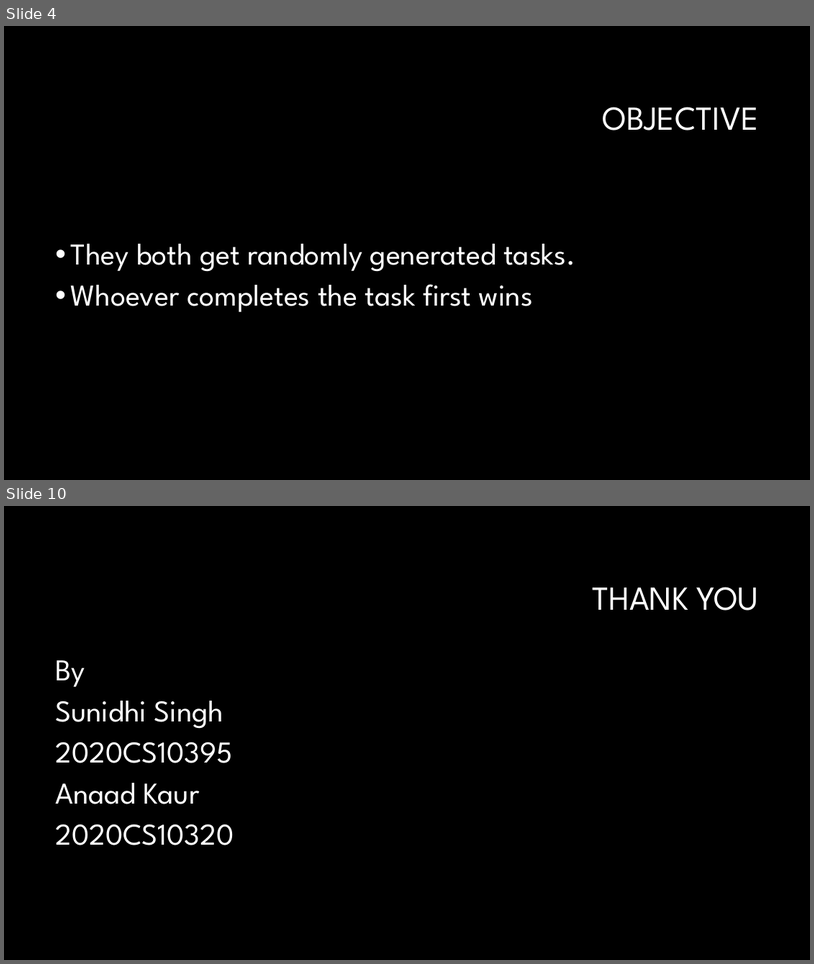
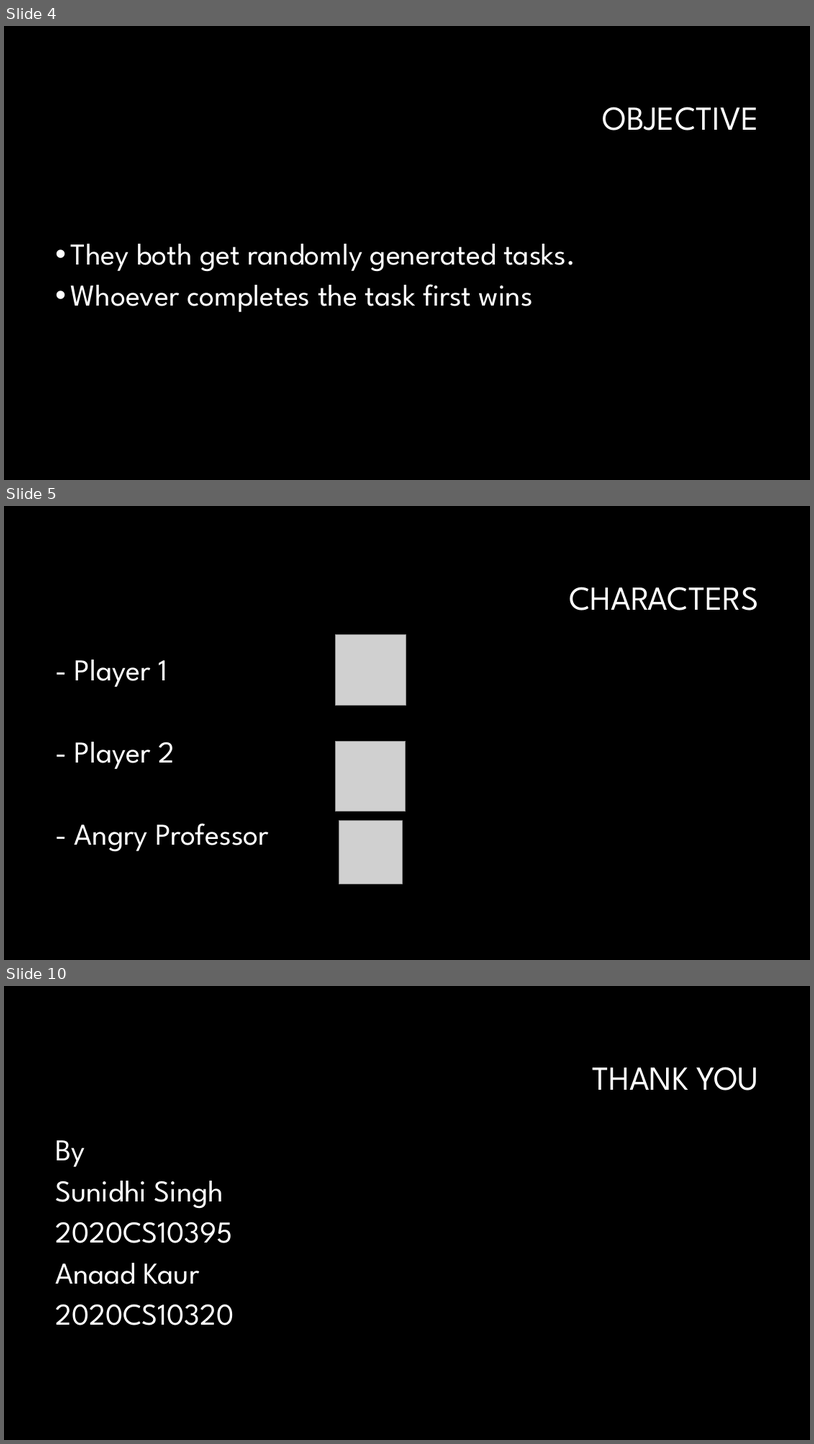
Before and after one commit to DeEpThOuGhT2020/SDL_2PlayerGame, a slide deck: Presentation.pptx. Shown one above the other, each under a label of ours: slides 4 and 10 before the commit, slides 4, 5 and 10 after it; the slides between them are not shown. The pictures are 814x964 and 814x1444 pixels, drawn with LibreOffice and Linux fonts; fonts in the diff are those of the drawing; grey boxes stand for pictures; background and template pictures are left out. Boxes give left, top, right and bottom in pixels: in the first picture for what was removed or moved away, otherwise in the second. Text is boxed around its words. In the diff, an @@ line names an element or a change of style, - is before the commit and + after.

Commit message:
PPT

```diff
--- a/Presentation.pptx
+++ b/Presentation.pptx
@@ slide 5 added at (x1=4, y1=506, x2=810, y2=960), background #000000 @@
@@ title added at (x1=569, y1=587, x2=759, y2=610), 40 pt, text #FFFFFF @@
+CHARACTERS
@@ picture added at (x1=335, y1=635, x2=406, y2=705) @@
@@ text added at (x1=75, y1=659, x2=269, y2=852), 36 pt, text #FFFFFF @@
+- Player 1
+- Player 2
+- Angry Professor
@@ picture added at (x1=335, y1=741, x2=406, y2=811) @@
@@ picture added at (x1=339, y1=821, x2=403, y2=884) @@
```
Also in this commit, not shown: 1 slide removed, 1 other file.
